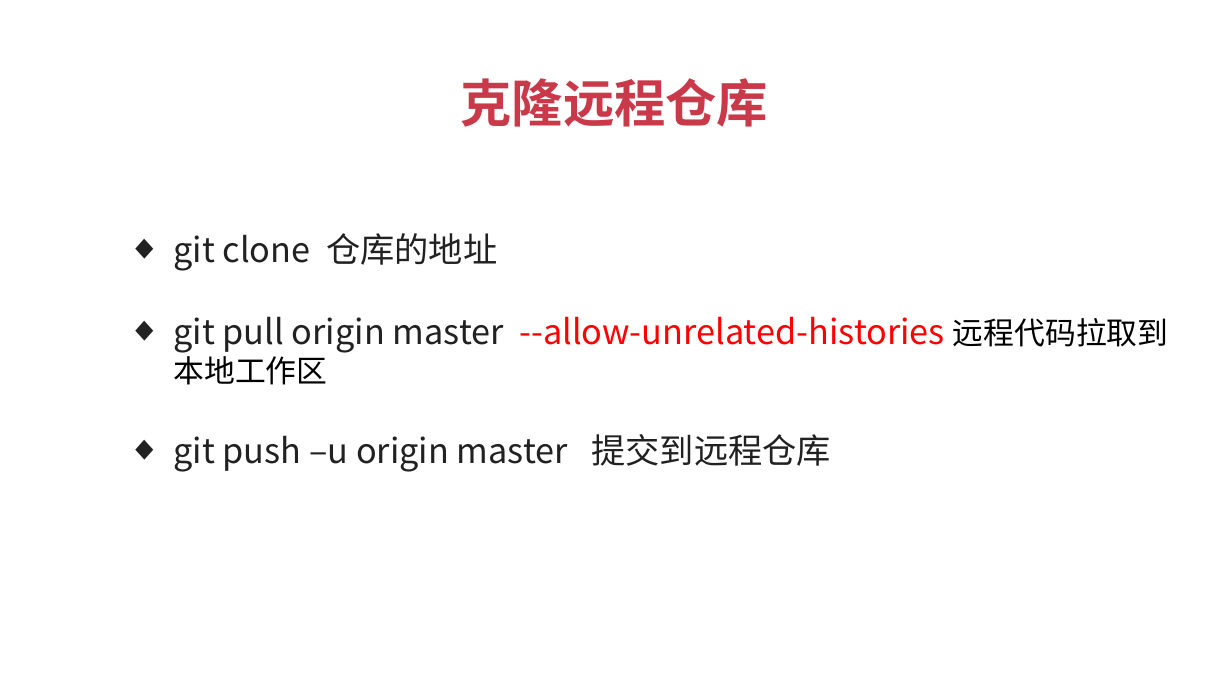
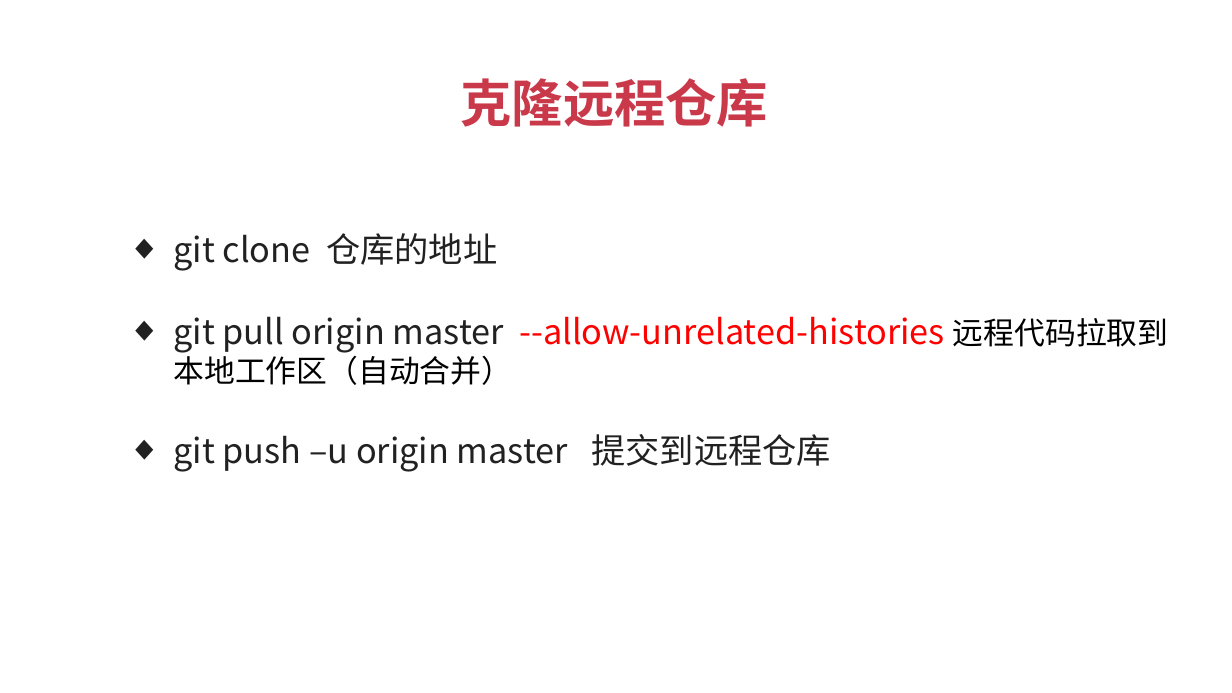
Before and after one commit to JSFFZL/Courseware-PPT, a slide deck: slide 11 of github.pptx. Drawn at 1232x693 pixels with LibreOffice and Linux fonts; fonts in the diff are those of the drawing; background and template pictures are left out. Boxes give left, top, right and bottom in pixels: in the first picture for what was removed or moved away, otherwise in the second. Text is boxed around its words. In the diff, an @@ line names an element or a change of style, - is before the commit and + after.

```diff
--- a/github.pptx
+++ b/github.pptx
@@ text at box(173, 316, 1169, 385): text changed @@
-  ◆ git pull origin master --allow-unrelated-histories 远程代码拉取到本地工作区
+  ◆ git pull origin master --allow-unrelated-histories 远程代码拉取到本地工作区（自动合并）
```
Also in this commit, not shown: 2 slides added, 3 other files.
